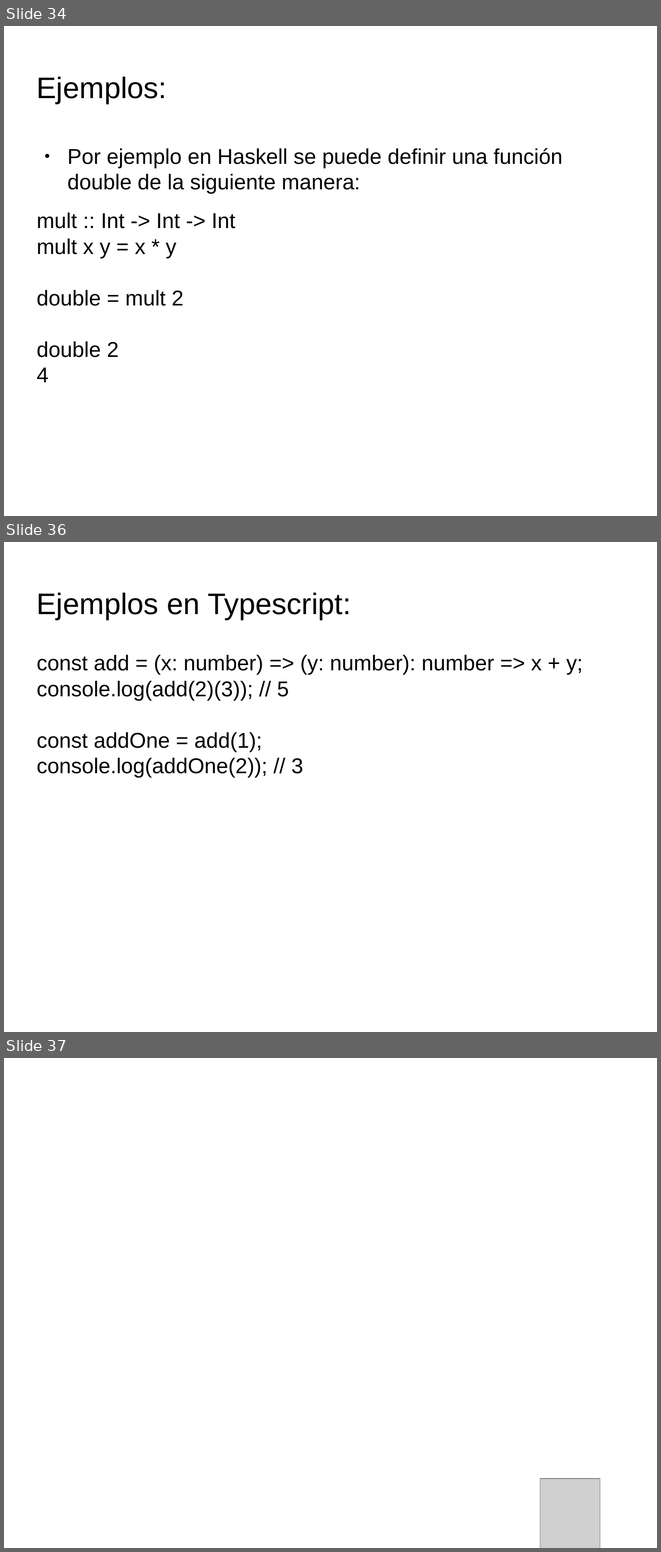
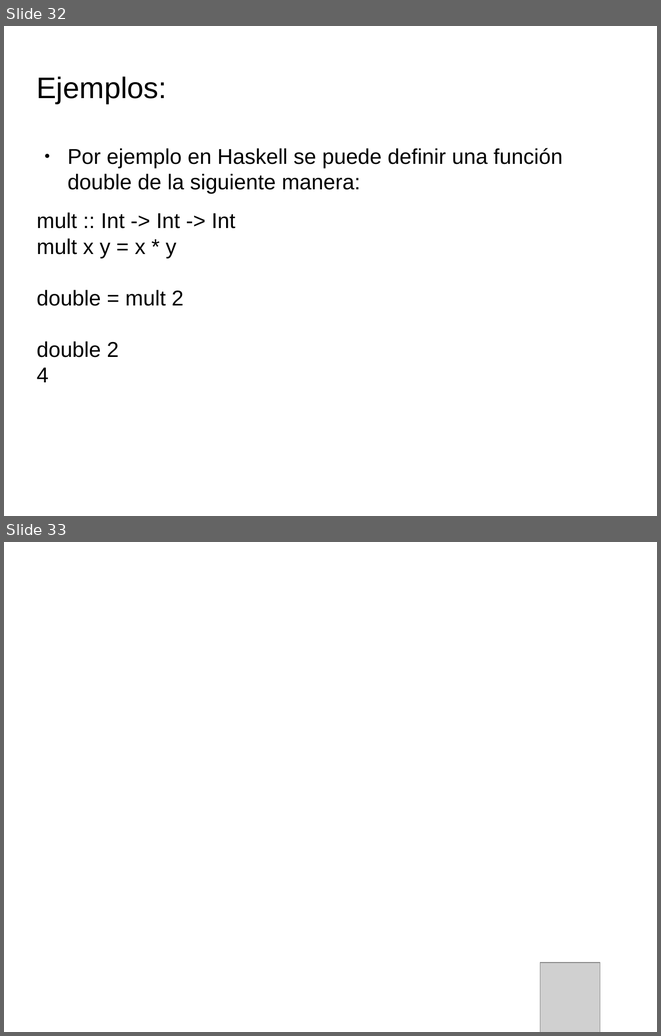
Before and after one commit to emanuelpeg/paradigmaUAP2025, a slide deck: funcional/clase2.pptx. Shown one above the other, each under a label of ours: slides 34, 36 and 37 before the commit, slides 32 and 33 after it; the slides between them are not shown. The pictures are 661x1552 and 661x1036 pixels, drawn with LibreOffice and Linux fonts; fonts in the diff are those of the drawing; grey boxes stand for pictures; background and template pictures are left out. Boxes give left, top, right and bottom in pixels: in the first picture for what was removed or moved away, otherwise in the second. Text is boxed around its words. In the diff, an @@ line names an element or a change of style, - is before the commit and + after.

```diff
--- a/funcional/clase2.pptx
+++ b/funcional/clase2.pptx
@@ slide 36 removed at (x1=4, y1=542, x2=657, y2=1032), background #FFFFFF @@
@@ text removed at (x1=37, y1=592, x2=351, y2=619) @@
-Ejemplos en Typescript:
@@ text removed at (x1=37, y1=654, x2=583, y2=777) @@
-const add = (x: number) => (y: number): number => x + y;
-console.log(add(2)(3)); // 5
-const addOne = add(1);
-console.log(addOne(2)); // 3
@@ what was slide 34 is now slide 32 @@
@@ what was slide 37 is now slide 33 @@
```
Also in this commit, not shown: 3 other slides removed, 23 other files.
